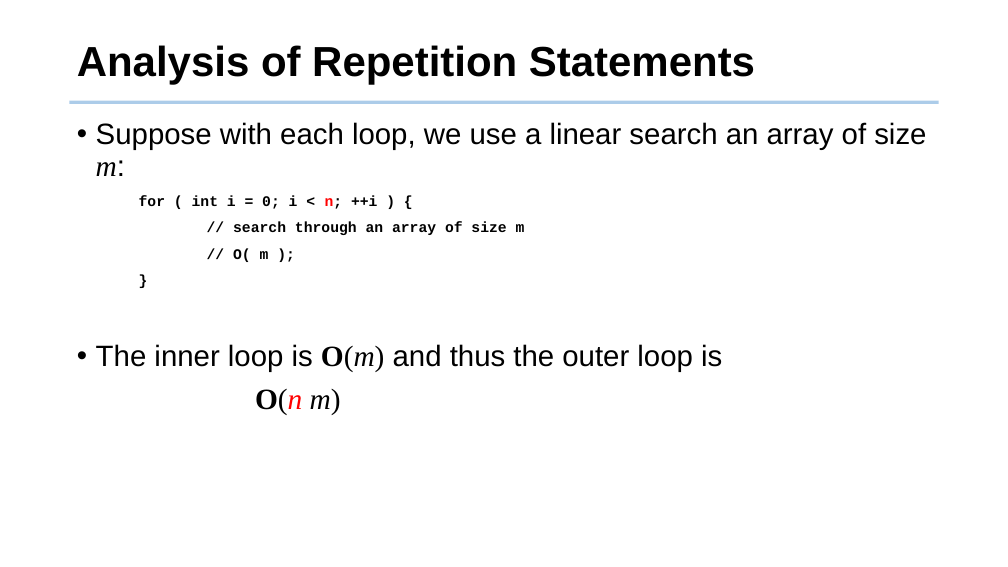
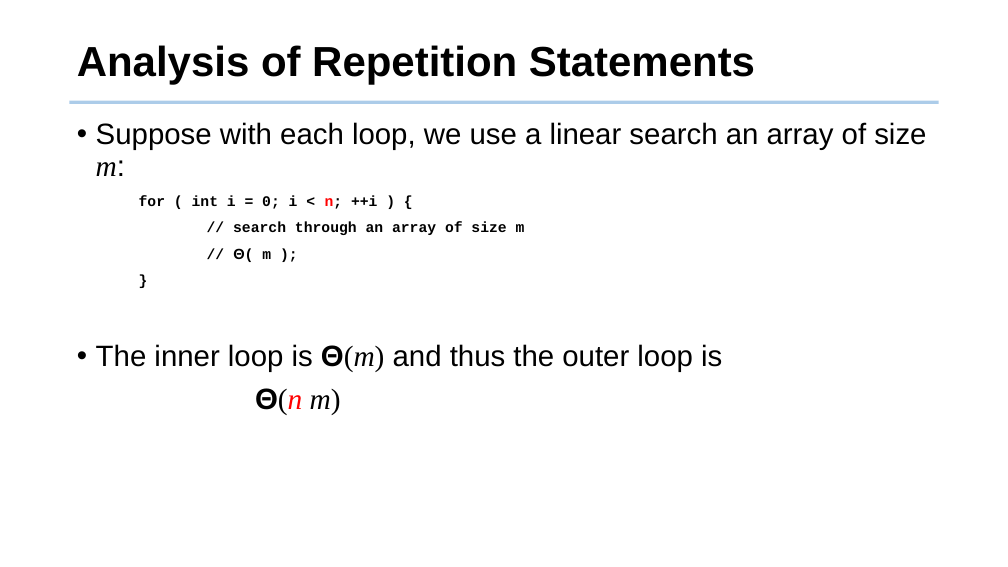
Before and after one commit to tsung-wei-huang/cs2420, a slide deck: slide 29 of slides/algorithm_analysis.pptx (slide 31 before the commit). Drawn at 1008x567 pixels with LibreOffice and Linux fonts; fonts in the diff are those of the drawing; background and template pictures are left out. Boxes give left, top, right and bottom in pixels: in the first picture for what was removed or moved away, otherwise in the second. Text is boxed around its words. In the diff, an @@ line names an element or a change of style, - is before the commit and + after.

```diff
--- a/slides/algorithm_analysis.pptx
+++ b/slides/algorithm_analysis.pptx
@@ text at [233,248,271,262]: text changed @@
-// O( m );
+// Θ( m );
@@ text at [96,344,722,415]: text changed @@
-• The inner loop is O(m) and thus the outer loop is
-O(n m)
+• The inner loop is Θ(m) and thus the outer loop is
+Θ(n m)
```
Also in this commit, not shown: 10 other slides changed, 2 slides removed, 2 other files.
